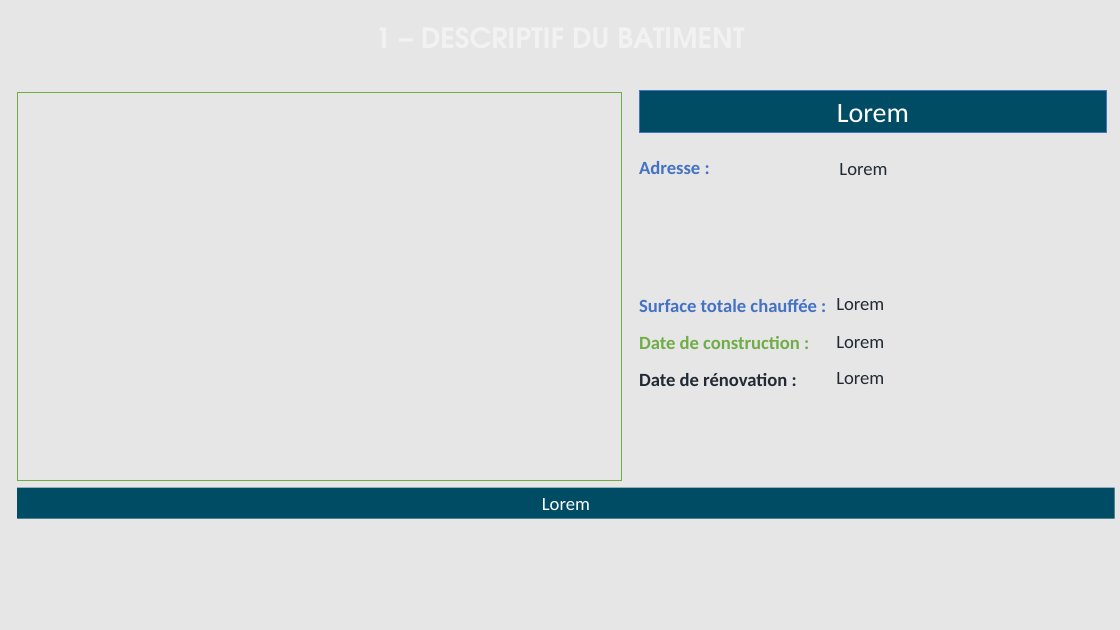
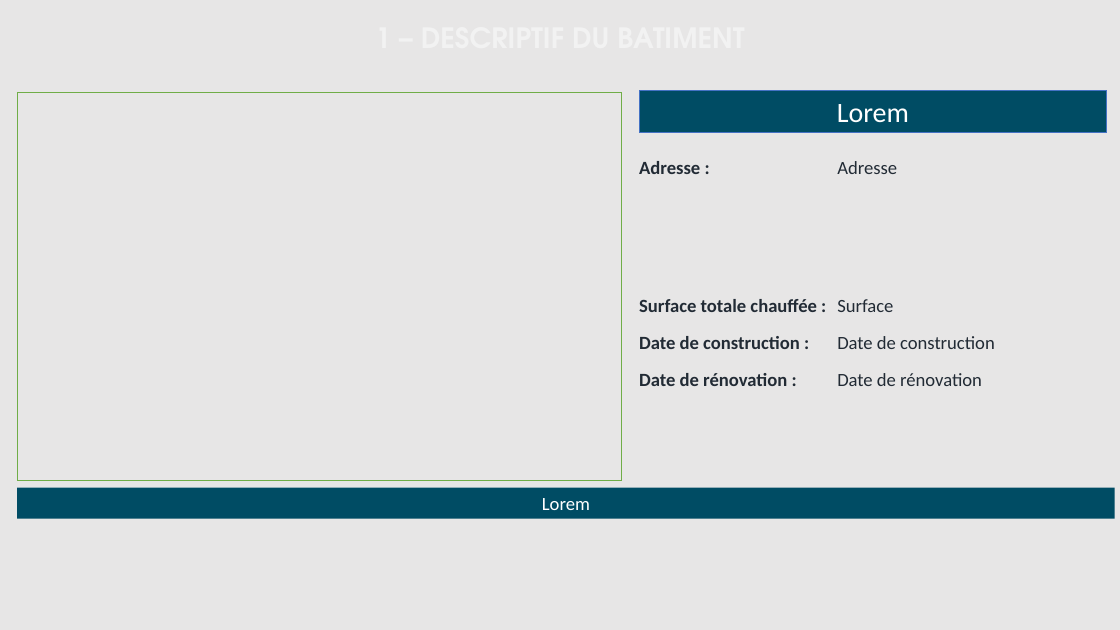
Before and after one commit to sigsieml/super-cep, a slide deck: slide 2 of app/src/main/assets/powerpointvierge.pptx. Drawn at 1120x630 pixels with LibreOffice and Linux fonts; fonts in the diff are those of the drawing; background and template pictures are left out. Boxes give left, top, right and bottom in pixels: in the first picture for what was removed or moved away, otherwise in the second. Text is boxed around its words. In the diff, an @@ line names an element or a change of style, - is before the commit and + after.

```diff
--- a/app/src/main/assets/powerpointvierge.pptx
+++ b/app/src/main/assets/powerpointvierge.pptx
@@ table at (639,157,1107,390) @@
+column 2: Adresse | Surface | Date de construction | Date de rénovation
@@ table: place and size @@
-table at (639,157,834,390)
+table at (639,157,1107,390)
@@ text removed at (839,163,887,175) @@
-Lorem
@@ text removed at (836,298,884,310) @@
-Lorem
@@ text removed at (836,336,884,348) @@
-Lorem
@@ text removed at (836,372,884,384) @@
-Lorem
```
Also in this commit, not shown: 2 other files.
